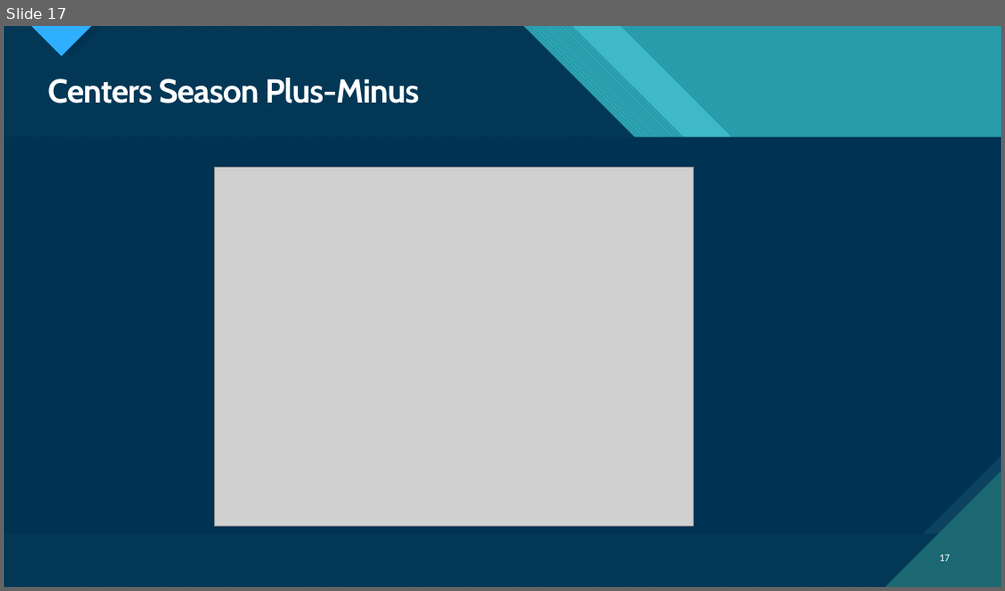
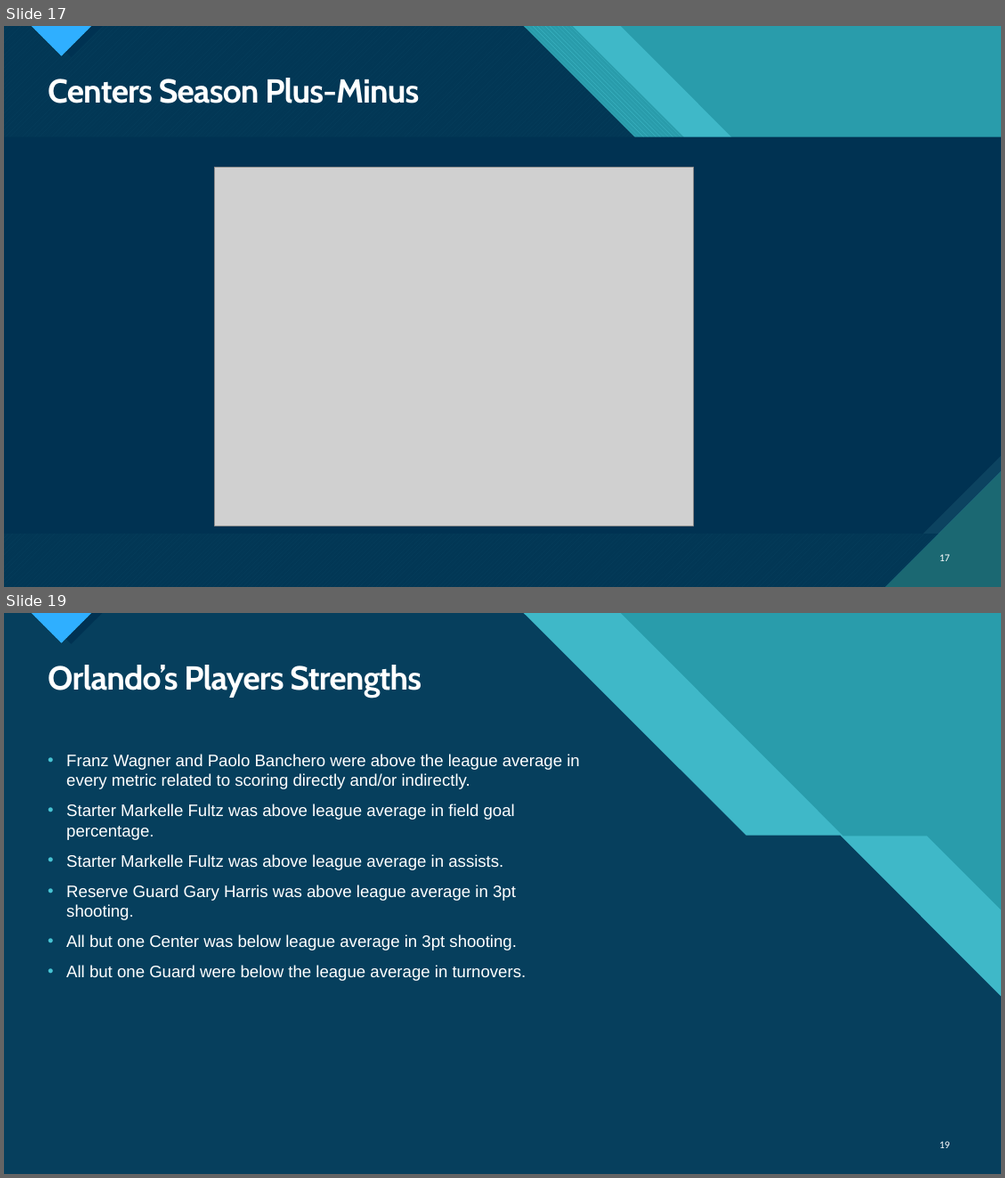
Before and after one commit to CandaceDoesData/Group_Project_1, a slide deck: DRC-Presentation.pptx. Shown one above the other, each under a label of ours: slide 17 before the commit, slides 17 and 19 after it; the slides between them are not shown. The pictures are 1005x591 and 1005x1178 pixels, drawn with LibreOffice and Linux fonts; fonts in the diff are those of the drawing; grey boxes stand for pictures. Boxes give left, top, right and bottom in pixels: in the first picture for what was removed or moved away, otherwise in the second. Text is boxed around its words. In the diff, an @@ line names an element or a change of style, - is before the commit and + after.

```diff
--- a/DRC-Presentation.pptx
+++ b/DRC-Presentation.pptx
@@ slide 19 added at (4,613,1001,1174), background #47C3D3; not listed: 14 template elements that a slide beside it also shows @@
@@ title added at (48,665,421,697), 32 pt, text #FFFFFF, bold @@
+Orlando’s Players Strengths
@@ text added at (66,754,579,981), 16 pt, text #FFFFFF @@
+• Franz Wagner and Paolo Banchero were above the league average in every metric related to scoring directly and/or indirectly.
+• Starter Markelle Fultz was above league average in field goal percentage.
+• Starter Markelle Fultz was above league average in assists.
+• Reserve Guard Gary Harris was above league average in 3pt shooting.
+• All but one Center was below league average in 3pt shooting.
+• All but one Guard were below the league average in turnovers.
@@ page number added at (939,1141,950,1148), 10 pt, text #FFFFFF @@
+19
```
Also in this commit, not shown: 5 other slides added, 1 slide removed.
